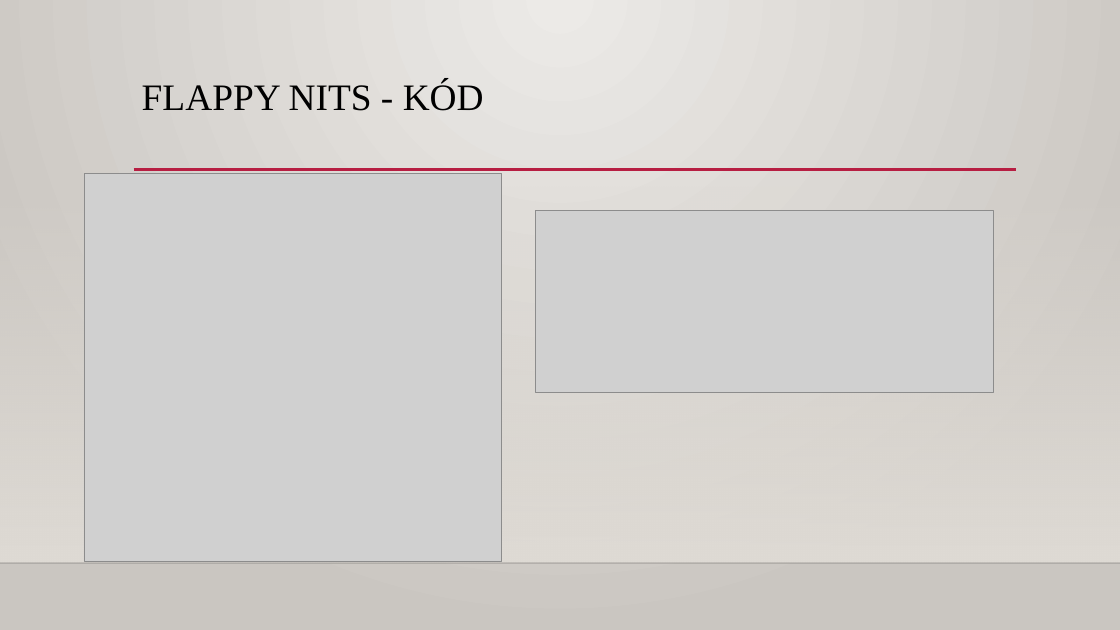
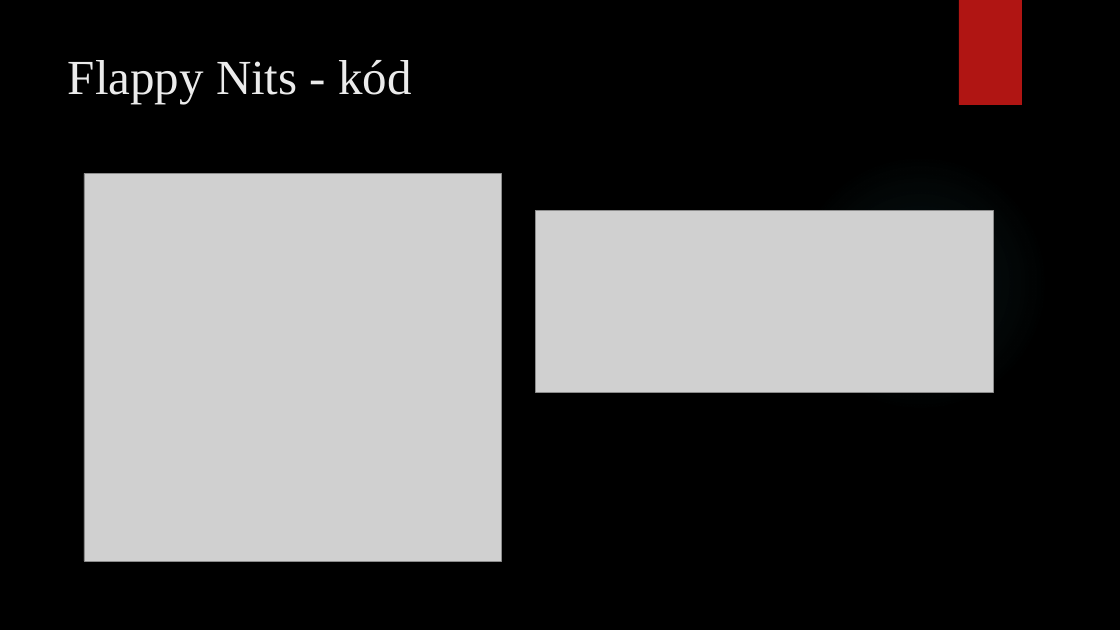
Before and after one commit to magyar-matyas/Jav-t-_projekt, a slide deck: slide 4 of Javító-Projekt.pptx. Drawn at 1120x630 pixels with LibreOffice and Linux fonts; fonts in the diff are those of the drawing; grey boxes stand for pictures; background and template pictures are left out. Boxes give left, top, right and bottom in pixels: in the first picture for what was removed or moved away, otherwise in the second. Text is boxed around its words. In the diff, an @@ line names an element or a change of style, - is before the commit and + after.

```diff
--- a/Javító-Projekt.pptx
+++ b/Javító-Projekt.pptx
@@ background gradient #ECEAE7 to #CAC7C1 to picture (left out) @@
@@ rectangle added at <box>959,0,1022,105</box>, fill #B01513 @@
@@ title at <box>68,60,412,104</box>: text changed; size 32 to 42 pt; text colour #000000 to #EBEBEB @@
-FLAPPY NITS - KÓD
+Flappy Nits - kód
@@ line removed from (134, 170) to (1017, 170) @@
@@ ellipse added at <box>791,154,1049,413</box>, fill gradient #50B9C1 @@
@@ rectangle removed at <box>0,186,1120,563</box> @@
@@ line removed from (0, 563) to (1120, 563) @@
```
Also in this commit, not shown: 9 other slides changed, 1 slide added, 1 slide removed.
